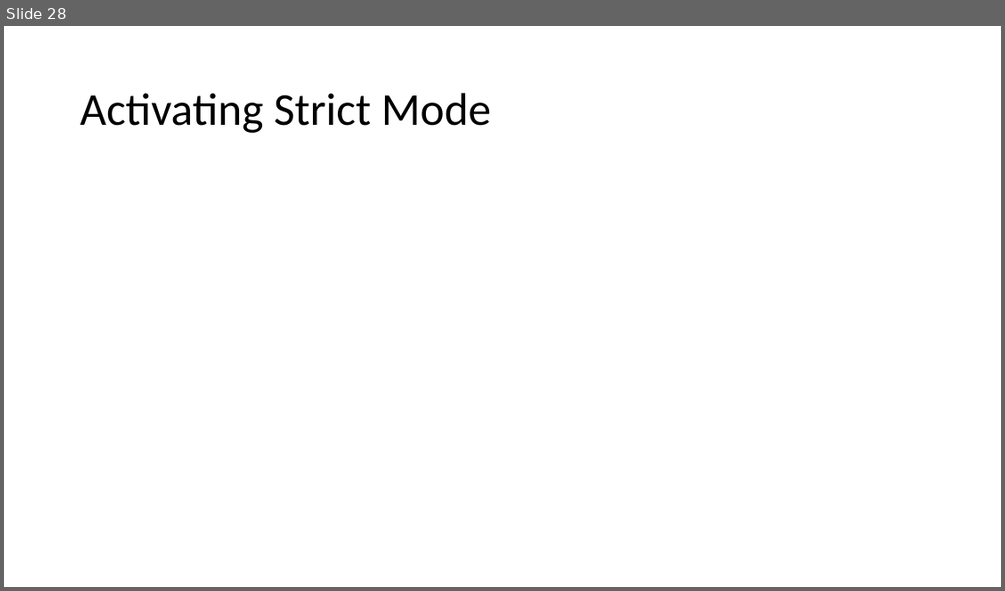
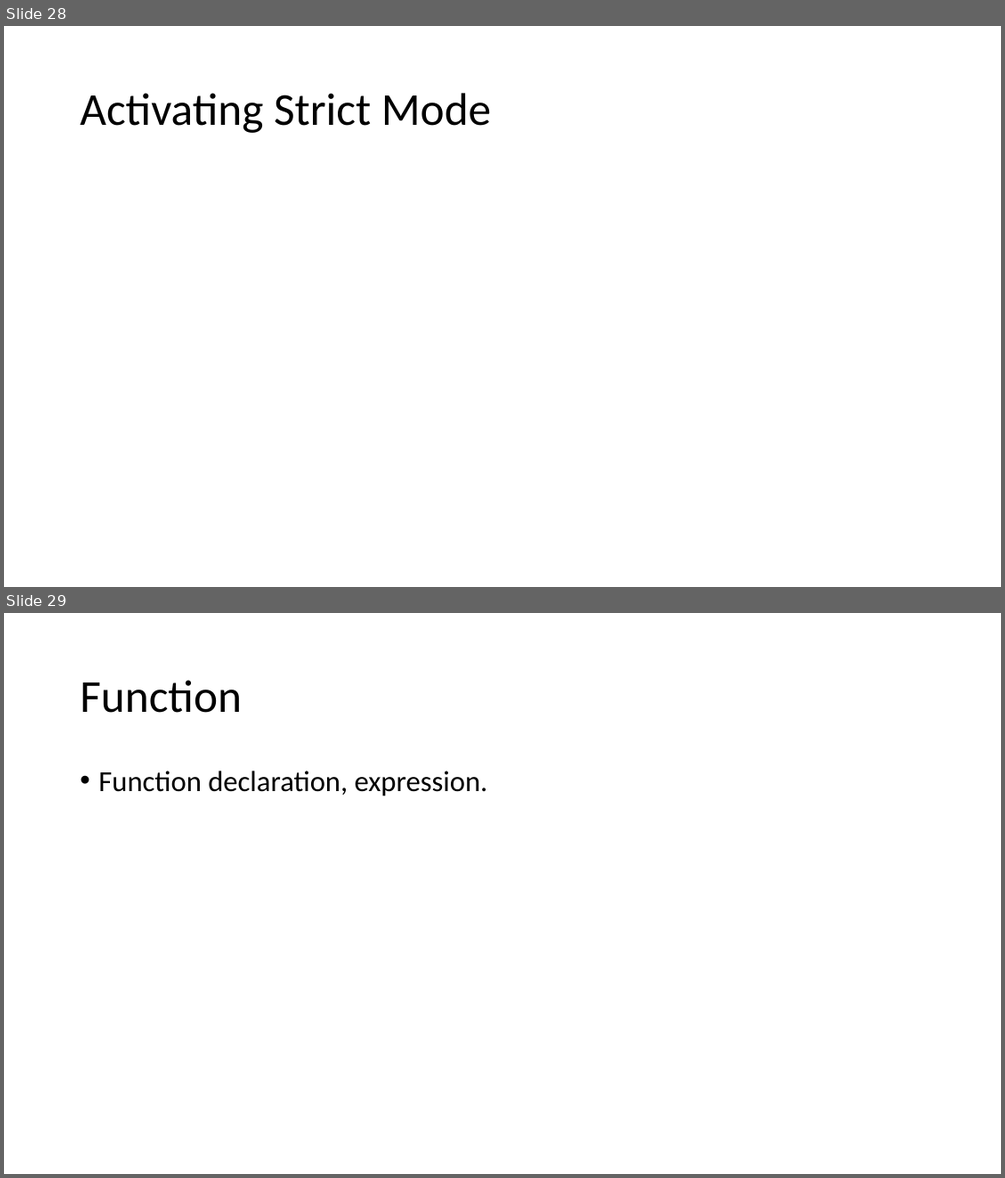
Before and after one commit to PiyushChaturvedii/Batch05, a slide deck: JavaScript.pptx. Shown one above the other, each under a label of ours: slide 28 before the commit, slides 28 and 29 after it. The pictures are 1005x591 and 1005x1178 pixels, drawn with LibreOffice and Linux fonts; fonts in the diff are those of the drawing. Boxes give left, top, right and bottom in pixels: in the first picture for what was removed or moved away, otherwise in the second. Text is boxed around its words. In the diff, an @@ line names an element or a change of style, - is before the commit and + after.

```diff
--- a/JavaScript.pptx
+++ b/JavaScript.pptx
@@ slide 29 added at bbox=[4, 613, 1001, 1174], background #FFFFFF @@
@@ title added at bbox=[80, 680, 242, 713], 44 pt, text #000000 @@
+Function
@@ text added at bbox=[98, 771, 488, 796], 28 pt, text #000000 @@
+• Function declaration, expression.
```
Also in this commit, not shown: 3 other files.
